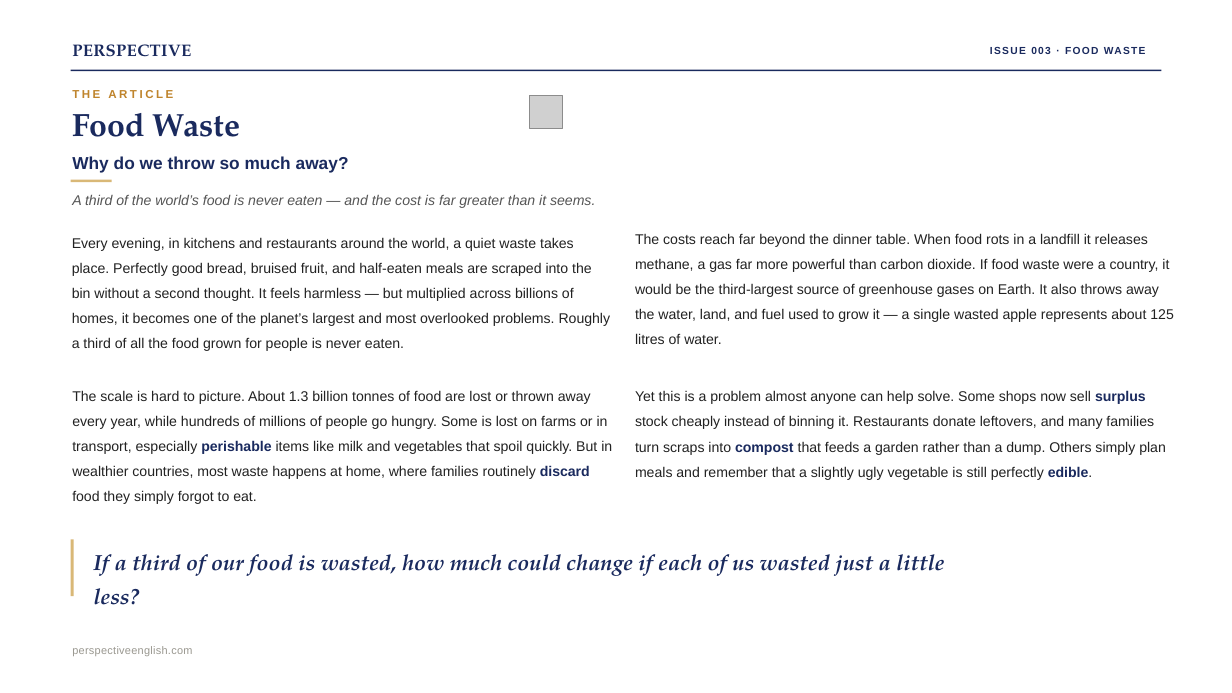
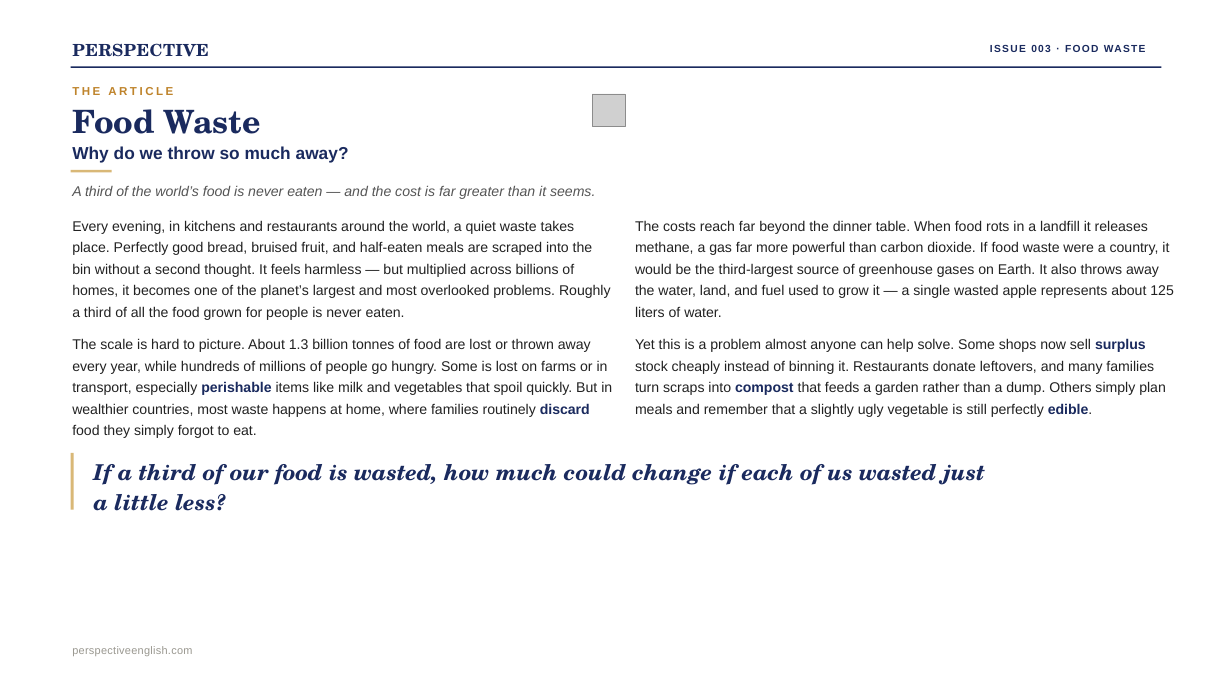
Before and after one commit to Swinka85/perspective-english, a slide deck: slide 7 of downloads/issue003-ppt.pptx. Drawn at 1232x693 pixels with LibreOffice and Linux fonts; fonts in the diff are those of the drawing; grey boxes stand for pictures. Boxes give left, top, right and bottom in pixels: in the first picture for what was removed or moved away, otherwise in the second. Text is boxed around its words. In the diff, an @@ line names an element or a change of style, - is before the commit and + after.

```diff
--- a/downloads/issue003-ppt.pptx
+++ b/downloads/issue003-ppt.pptx
@@ text "PERSPECTIVE" at bbox=[72, 43, 209, 57]: font TeX Gyre Pagella to TeX Gyre Schola @@
@@ text "Food Waste" at bbox=[72, 109, 261, 134]: font TeX Gyre Pagella to TeX Gyre Schola @@
@@ picture: place and size @@
-picture at bbox=[530, 96, 562, 129]
+picture at bbox=[592, 94, 625, 126]
@@ 2 texts, 1 rectangle: place and size @@
-2 texts, 1 rectangle at bbox=[71, 156, 595, 208]
+2 texts, 1 rectangle at bbox=[71, 146, 595, 199]
@@ text "Every evening, in kitchens and ...": place and size @@
-text "Every evening, in kitchens and ..." at bbox=[72, 237, 611, 351]
+text "Every evening, in kitchens and ..." at bbox=[72, 220, 611, 320]
@@ text at bbox=[635, 220, 1173, 317]: text changed @@
-The costs reach far beyond the dinner table. When food rots in a landfill it releases methane, a gas far more powerful than carbon dioxide. If food waste were a country, it would be the third-largest source of greenhouse gases on Earth. It also throws away the water, land, and fuel used to grow it — a single wasted apple represents about 125 litres of water.
+The costs reach far beyond the dinner table. When food rots in a landfill it releases methane, a gas far more powerful than carbon dioxide. If food waste were a country, it would be the third-largest source of greenhouse gases on Earth. It also throws away the water, land, and fuel used to grow it — a single wasted apple represents about 125 liters of water.
@@ text "The scale is hard to ...": place and size @@
-text "The scale is hard to ..." at bbox=[72, 390, 612, 479]
+text "The scale is hard to ..." at bbox=[72, 338, 612, 438]
@@ line spacing 1.48 to 1.27 in 3 elements at bbox=[72, 220, 611, 320], bbox=[72, 338, 612, 438], bbox=[635, 338, 1166, 417] @@
@@ text "Yet this is a problem ...": place and size @@
-text "Yet this is a problem ..." at bbox=[635, 390, 1166, 480]
+text "Yet this is a problem ..." at bbox=[635, 338, 1166, 417]
@@ rectangle: place and size @@
-rectangle at bbox=[71, 540, 74, 596]
+rectangle at bbox=[71, 453, 74, 509]
@@ text "If a third of our ...": place and size @@
-text "If a third of our ..." at bbox=[93, 554, 944, 605]
+text "If a third of our ..." at bbox=[93, 464, 985, 511]
@@ text "If a third of our ..." at bbox=[93, 464, 985, 511]: font TeX Gyre Pagella to TeX Gyre Schola; line spacing 1.3 to 1.15 @@
```
Also in this commit, not shown: 14 other slides changed, 5 other files.
